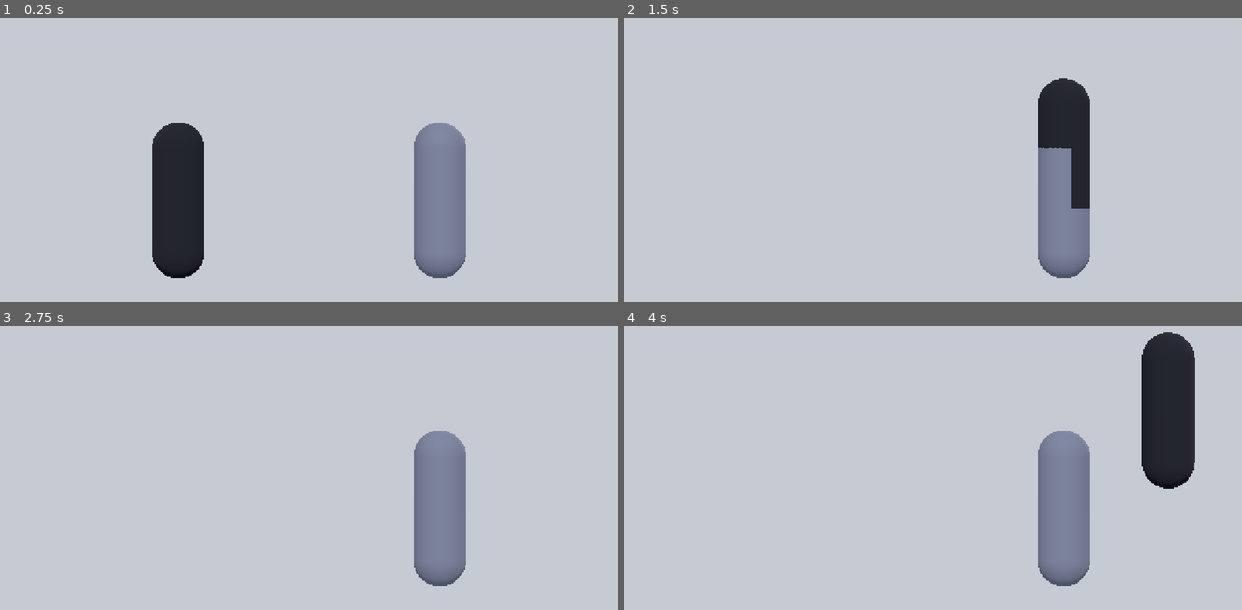
Above: before the commit, frames 1-4 (two rows, left to right).
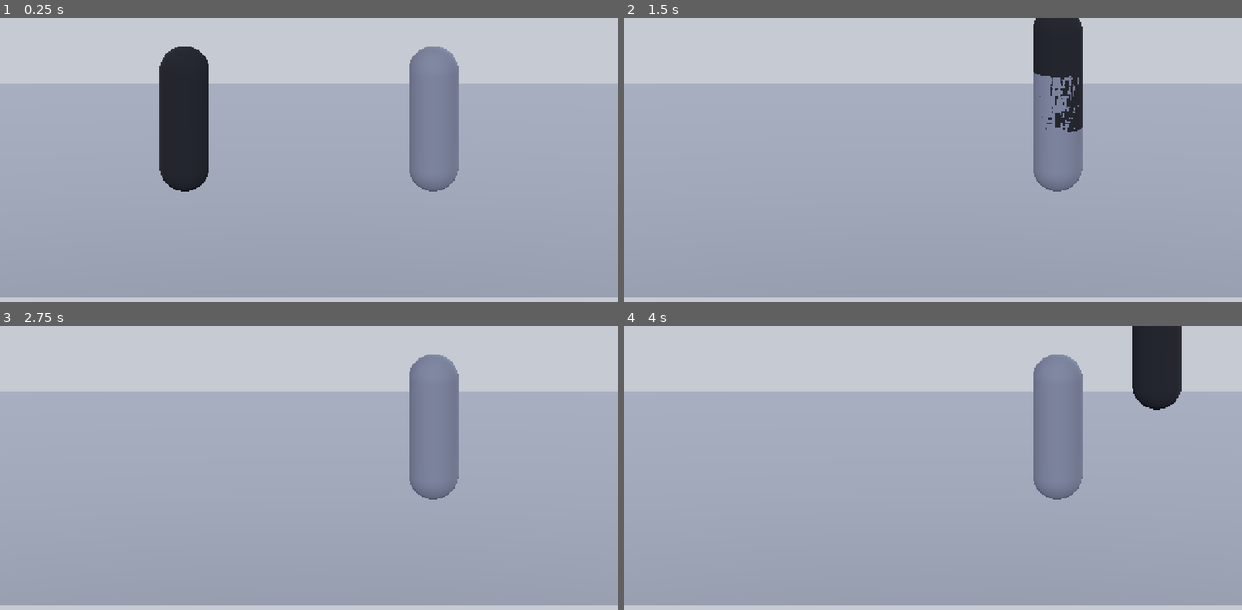
Above: after the commit, the same moments.

Repository: RJL-Marquez/RIVEN
Game: Godot game, scene res://scenes/Arena3D.tscn
Same seed, same stepped clock (60 frames per second), same inputs: the game is played once before the commit and once after it.
Inputs:
- Up to frame 1 (0.25 s): no input
- Up to frame 2 (1.5 s): tap Enter at 0.5 s; hold D (move_right) 0.53-1.28 s; tap J (attack) at 0.6 s; tap W (jump) at 0.77 s; hold Down from 1.28 s (still down); tap L (block) at 1.35 s
- Up to frame 3 (2.75 s): tap W (jump) at 1.52 s; tap Space at 2 s; release Down at 2.03 s; hold D (move_right) from 2.03 s (still down); hold S (crouch) from 2.03 s (still down)
- Up to frame 4 (4 s): release D (move_right) at 2.78 s; release S (crouch) at 2.78 s; hold Up 2.78-3.53 s; tap K (kick) at 2.85 s; tap W (jump) at 3.02, 3.77 s; tap Enter at 3.5 s; hold A (move_left) from 3.53 s (still down); tap I (magic) at 3.6 s

The runs differ from the first frame. In frame 1, 74% of the frame differs, in the area x 0-100%, y 10-99%; in frame 2, 76%, in the area x 0-100%, y 0-99%; in frame 3, 75%; in frame 4, 75%.

Commit message:
Phase 1: tilt 2.5D camera down so the ground is visible
The flat side-on orthographic camera saw the floor edge-on (invisible). Tilt
it down ~15 deg and raise it so the ground plane reads as a visible floor
receding below the fighters.

Co-Authored-By: Claude Opus 4.8 <noreply@anthropic.com>

Diff:
--- a/scenes/Arena3D.tscn
+++ b/scenes/Arena3D.tscn
@@ -27,9 +27,9 @@
 [node name="Arena3D" type="Node3D"]
 
 [node name="Camera3D" type="Camera3D" parent="."]
-transform = Transform3D(1, 0, 0, 0, 1, 0, 0, 0, 1, 0, 1, 10)
+transform = Transform3D(1, 0, 0, 0, 0.966, 0.259, 0, -0.259, 0.966, 0, 2.4, 9)
 projection = 1
-size = 4.0
+size = 4.2
 
 [node name="Sun" type="DirectionalLight3D" parent="."]
 transform = Transform3D(1, 0, 0, 0, 0.866, 0.5, 0, -0.5, 0.866, 2, 6, 4)
